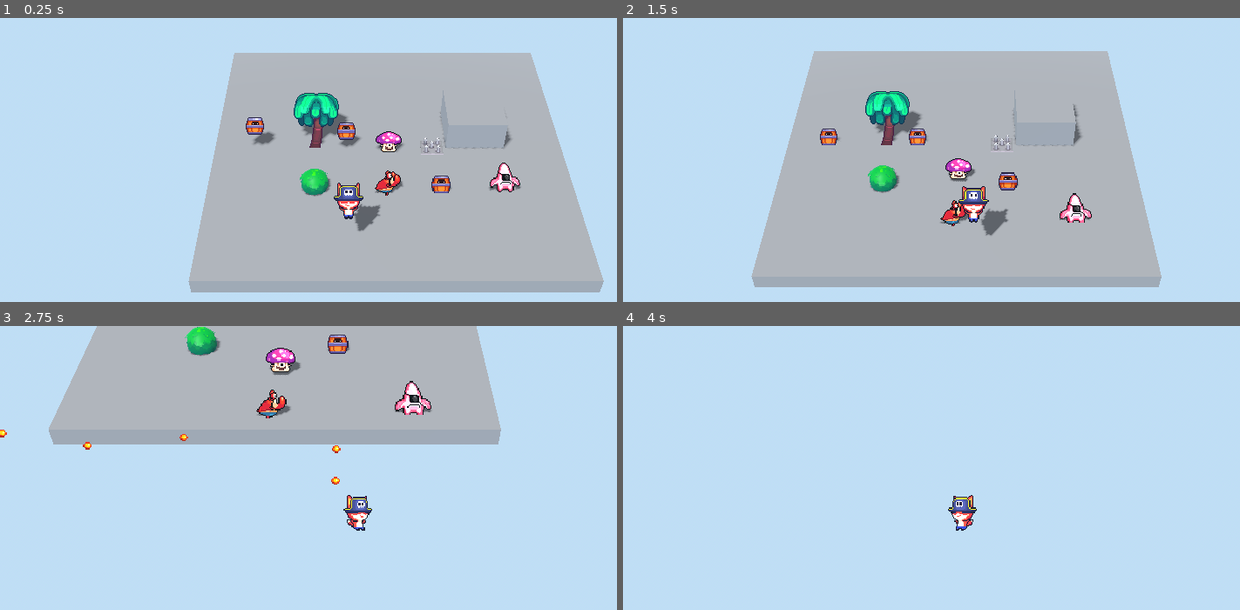
Above: before the commit, frames 1-4 (two rows, left to right).
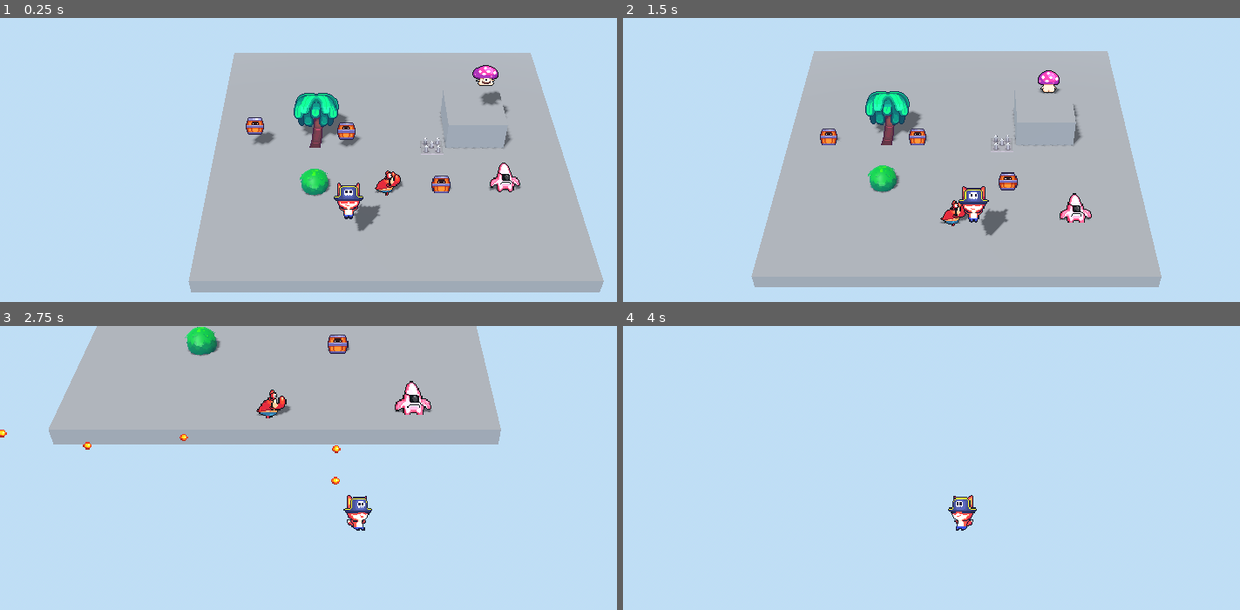
Above: after the commit, the same moments.

Repository: heimingtou/3D-Start2
Game: Godot game, scene res://tests/test.tscn
Two runs of this game, one before a commit and one after it. Both use one fixed random seed, a clock stepped at 60 frames per second and the inputs below.
Inputs:
- Up to frame 1 (0.25 s): no input
- Up to frame 2 (1.5 s): hold D (right) 0.53-1.28 s; tap X (carry) at 0.6 s; tap Space (jump) at 0.77 s; hold S (down) from 1.28 s (still down); tap C (attack) at 1.35 s
- Up to frame 3 (2.75 s): tap Space (jump) at 1.52 s; tap X (carry) at 1.55, 2.1 s; release S (down) at 2.03 s; hold D (right) from 2.03 s (still down)
- Up to frame 4 (4 s): release D (right) at 2.78 s; hold W (up) 2.78-3.53 s; tap X (carry) at 2.85, 3.8 s; tap Space (jump) at 3.02, 3.77 s; hold A (left) from 3.53 s (still down); tap C (attack) at 3.6 s

The runs differ from the first frame. In frame 1, 0.6% of the frame differs, in the area x 60-83%, y 16-48%; in frame 2, 0.5%; in frame 3, 0.4%; in frame 4, nothing differs.

Commit message:
throw and carry

Diff:
--- a/levels/level_1/stage_1.tscn
+++ b/levels/level_1/stage_1.tscn
@@ -8,7 +8,7 @@
 [ext_resource type="PackedScene" uid="uid://dp10o3xl1y7fw" path="res://scenes/player/player.tscn" id="5_nmkvs"]
 [ext_resource type="PackedScene" path="res://scenes/camera/camera_rig.tscn" id="6_aov85"]
 [ext_resource type="PackedScene" uid="uid://65gpamtlsq5j" path="res://scenes/objects/sea_water.tscn" id="7_66bjg"]
-[ext_resource type="PackedScene" uid="uid://ixnvko75l4s1" path="res://scenes/mushroom.tscn" id="8_juhly"]
+[ext_resource type="PackedScene" uid="uid://ixnvko75l4s1" path="res://scenes/enemies/mushroom/mushroom.tscn" id="8_juhly"]
 
 [sub_resource type="ProceduralSkyMaterial" id="ProceduralSkyMaterial_y6x6r"]
 sky_horizon_color = Color(0.72, 0.85, 0.93, 1)
--- a/levels/level_1/stage_2.tscn
+++ b/levels/level_1/stage_2.tscn
@@ -1,6 +1,6 @@
 [gd_scene format=3 uid="uid://crba8uk4ubhxl"]
 
-[ext_resource type="PackedScene" uid="uid://ixnvko75l4s1" path="res://scenes/mushroom.tscn" id="1_05kqa"]
+[ext_resource type="PackedScene" uid="uid://ixnvko75l4s1" path="res://scenes/enemies/mushroom/mushroom.tscn" id="1_05kqa"]
 [ext_resource type="MeshLibrary" uid="uid://ohm3771jyopt" path="res://assets/meshes/forest_library.meshlib" id="1_civo8"]
 [ext_resource type="MeshLibrary" uid="uid://cqdu8ans36vgx" path="res://assets/meshes/object_library.meshlib" id="2_vjarl"]
 [ext_resource type="MeshLibrary" uid="uid://c5r3h833h76js" path="res://assets/meshes/block_library.meshlib" id="3_05kqa"]
--- a/scenes/enemies/barrel/shoot_rotate.gd
+++ b/scenes/enemies/barrel/shoot_rotate.gd
@@ -7,7 +7,7 @@
 var _count_bullet: float=0.0
 
 func _enter() -> void:
-	print("ban")
+
 	obj.change_animation("shoot")
 	obj.stop_move()
 	_count_bullet=bullet_shoot
@@ -18,7 +18,7 @@
 obj.direction). length
 
 func _update(delta: float) -> void:
-	print(_count_bullet)
+
 	if _count_bullet>0:
 		_fire_timer -= delta
 		if _fire_timer <= 0.0:
--- /dev/null
+++ b/scenes/enemies/mushroom/carried.gd
@@ -0,0 +1,5 @@
+extends EnemyState
+
+func _enter() -> void:
+	print("change state")
+	obj.change_animation("idle")
--- a/scenes/enemies/mushroom/mushroom.gd
+++ b/scenes/enemies/mushroom/mushroom.gd
@@ -4,3 +4,39 @@
 func _ready() -> void:
 	fsm = FSM.new(self, $States, $States/Run)
 	super._ready()
+
+func be_picked_up(hold_point: Node3D) -> void:
+	if has_node("CollisionShape3D"):
+		$CollisionShape3D.disabled = true
+	set_physics_process(false)
+	var current_global_pos = global_position
+	get_parent().remove_child(self)
+	hold_point.add_child(self)
+	global_position = current_global_pos # Giữ nguyên vị trí thế giới trước khi Tween kéo lên
+	print("chang state carried")
+
+func be_throw(throw_direction: Vector3) -> void:
+	if has_node("CollisionShape3D"):
+		$CollisionShape3D.disabled = false
+
+	set_physics_process(true)
+
+	# 1. LƯU LẠI VỊ TRÍ VÀ SCENE HIỆN TẠI TRƯỚC KHI GỠ KHỎI PARENT CŨ
+	var current_global_pos = global_position
+	var main_scene = get_tree().current_scene
+
+	# 2. Gỡ khỏi parent cũ (HoldPoint của Player)
+	var current_parent = get_parent()
+	if current_parent:
+		current_parent.remove_child(self)
+
+	# 3. Thêm trở lại vào Scene chính
+	if main_scene:
+		main_scene.add_child(self)
+		# Gán lại vị trí cũ khi đã ở trong Scene chính an toàn
+		global_position = current_global_pos
+
+		# (Tùy chọn) Thêm lực bay đi theo hướng throw_direction nếu muốn
+	velocity = throw_direction * 12.0  # Tốc độ bay ngang
+	velocity.y = 6.0
+	fsm.change_state(fsm.states.throw)
--- a/scenes/mushroom.tscn
+++ b/scenes/enemies/mushroom/mushroom.tscn
@@ -4,6 +4,8 @@
 [ext_resource type="Script" uid="uid://426h18n834gy" path="res://scenes/enemies/mushroom/mushroom.gd" id="2_6c3h1"]
 [ext_resource type="Texture2D" uid="uid://d1bmdoh4let33" path="res://assets/monsters/mushroom/mushroom_sprite_sheet.png" id="3_f4pa7"]
 [ext_resource type="Script" uid="uid://bohu6lp14ew0u" path="res://scenes/enemies/states/run.gd" id="4_6c3h1"]
+[ext_resource type="Script" uid="uid://bxhejtsedqln7" path="res://scenes/enemies/mushroom/carried.gd" id="5_0ra7h"]
+[ext_resource type="Script" uid="uid://bjkwbddc7e7el" path="res://scenes/enemies/mushroom/throw.gd" id="6_1lu8u"]
 
 [sub_resource type="Animation" id="Animation_jekqn"]
 length = 0.001
@@ -32,6 +34,74 @@
 "values": [false]
 }
 
+[sub_resource type="Animation" id="Animation_1lu8u"]
+resource_name = "idle_down"
+length = 1.4333333
+loop_mode = 1
+tracks/0/type = "value"
+tracks/0/imported = false
+tracks/0/enabled = true
+tracks/0/path = NodePath("Sprite3D:frame")
+tracks/0/interp = 1
+tracks/0/loop_wrap = true
+tracks/0/keys = {
+"times": PackedFloat32Array(0, 0.3, 0.6, 0.9),
+"transitions": PackedFloat32Array(1, 1, 1, 1),
+"update": 1,
+"values": [0, 3, 9, 0]
+}
+
+[sub_resource type="Animation" id="Animation_pdypp"]
+resource_name = "idle_left"
+length = 1.4333333
+loop_mode = 1
+tracks/0/type = "value"
+tracks/0/imported = false
+tracks/0/enabled = true
+tracks/0/path = NodePath("Sprite3D:frame")
+tracks/0/interp = 1
+tracks/0/loop_wrap = true
+tracks/0/keys = {
+"times": PackedFloat32Array(0, 0.3, 0.6, 0.9),
+"transitions": PackedFloat32Array(1, 1, 1, 1),
+"update": 1,
+"values": [0, 3, 9, 0]
+}
+
+[sub_resource type="Animation" id="Animation_ysheg"]
+resource_name = "idle_right"
+length = 1.4333333
+loop_mode = 1
+tracks/0/type = "value"
+tracks/0/imported = false
+tracks/0/enabled = true
+tracks/0/path = NodePath("Sprite3D:frame")
+tracks/0/interp = 1
+tracks/0/loop_wrap = true
+tracks/0/keys = {
+"times": PackedFloat32Array(0, 0.3, 0.6, 0.9),
+"transitions": PackedFloat32Array(1, 1, 1, 1),
+"update": 1,
+"values": [0, 3, 9, 0]
+}
+
+[sub_resource type="Animation" id="Animation_0ra7h"]
+resource_name = "idle_up"
+length = 1.4333333
+loop_mode = 1
+tracks/0/type = "value"
+tracks/0/imported = false
+tracks/0/enabled = true
+tracks/0/path = NodePath("Sprite3D:frame")
+tracks/0/interp = 1
+tracks/0/loop_wrap = true
+tracks/0/keys = {
+"times": PackedFloat32Array(0, 0.3, 0.6, 0.9),
+"transitions": PackedFloat32Array(1, 1, 1, 1),
+"update": 1,
+"values": [0, 3, 9, 0]
+}
+
 [sub_resource type="Animation" id="Animation_6rddh"]
 resource_name = "run_down"
 length = 0.8
@@ -127,6 +197,10 @@
 [sub_resource type="AnimationLibrary" id="AnimationLibrary_vfc76"]
 _data = {
 &"RESET": SubResource("Animation_jekqn"),
+&"idle_down": SubResource("Animation_1lu8u"),
+&"idle_left": SubResource("Animation_pdypp"),
+&"idle_right": SubResource("Animation_ysheg"),
+&"idle_up": SubResource("Animation_0ra7h"),
 &"run_down": SubResource("Animation_6rddh"),
 &"run_left": SubResource("Animation_2v15d"),
 &"run_right": SubResource("Animation_0rtbm"),
@@ -162,3 +236,9 @@
 
 [node name="Run" type="Node" parent="States" index="0" unique_id=325823187]
 script = ExtResource("4_6c3h1")
+
+[node name="Carried" type="Node" parent="States" index="1" unique_id=655557292]
+script = ExtResource("5_0ra7h")
+
+[node name="Throw" type="Node" parent="States" index="2" unique_id=79311507]
+script = ExtResource("6_1lu8u")
--- /dev/null
+++ b/scenes/enemies/mushroom/throw.gd
@@ -0,0 +1,24 @@
+extends EnemyState
+
+
+# Called when the node enters the scene tree for the first time.
+func _ready() -> void:
+	pass # Replace with function body.
+
+
+# Called every frame. 'delta' is the elapsed time since the previous frame.
+func _update(delta: float) -> void:
+	# Lấy trọng lực của dự án (hoặc tự định nghĩa số âm như -9.8 * 2)
+	var gravity = 24
+
+	# Nếu enemy chưa chạm đất, trừ dần vận tốc Y xuống để tạo đường cong rơi xuống
+	if not obj.is_on_floor():
+		obj.velocity.y -= gravity * delta
+	else:
+		# Khi chạm đất, có thể dừng lại hoặc chuyển về trạng thái Idle/Die tùy ý
+		obj.velocity = Vector3.ZERO
+		fsm.change_state(fsm.states.run)
+		# change_state(fsm.states.idle)
+
+	# Cho phép enemy di chuyển theo velocity đã tính toán
+	obj.move_and_slide()
--- a/scenes/player/player.gd
+++ b/scenes/player/player.gd
@@ -3,6 +3,9 @@
 
 ## Turned on throughout the Hurt state so one hit doesn't drain health every single frame in a row.
 var is_invulnerable: bool = false
+var held: Node3D=null
+var is_hold:bool=false
+@onready var hold_point: Marker3D = $HoldPoint
 
 
 func _ready() -> void:
@@ -14,8 +17,20 @@
 ## Every state of the fox can take damage, so this calls straight into the current state; whichever
 ## state doesn't want to lose health (Dead) overrides take_damage().
 func _on_hurt_area_3d_hurt(_direction: Vector3, damage: float) -> void:
-	print('chay hurt')
+
 	if is_invulnerable:
 		return
+	fsm.current_state.take_damage(int(damage))
 
-	fsm.current_state.take_damage(int(damage))
+
+func _on_area_3d_body_entered(body: Node3D) -> void:
+
+	if body.has_method("be_picked_up") and held == null:
+		held=body
+	pass # Replace with function body.
+
+
+func _on_area_3d_body_exited(body: Node3D) -> void:
+	if body == held and not is_hold:
+		held=null
+	pass # Replace with function body.
--- a/scenes/player/player.tscn
+++ b/scenes/player/player.tscn
@@ -22,6 +22,9 @@
 
 [sub_resource type="BoxShape3D" id="BoxShape3D_jpyye"]
 size = Vector3(1.6, 1.6, 1.6)
+
+[sub_resource type="BoxShape3D" id="BoxShape3D_2r8f5"]
+size = Vector3(5, 2, 5)
 
 [sub_resource type="CapsuleShape3D" id="CapsuleShape3D_body"]
 radius = 0.7998047
@@ -64,6 +67,12 @@
 shape = SubResource("BoxShape3D_jpyye")
 disabled = true
 
+[node name="Area3D" type="Area3D" parent="Direction" index="2" unique_id=400135216]
+
+[node name="CollisionShape3D" type="CollisionShape3D" parent="Direction/Area3D" index="0" unique_id=655815239]
+transform = Transform3D(1, 0, 0, 0, 1, 0, 0, 0, 1, 0, 1, 0)
+shape = SubResource("BoxShape3D_2r8f5")
+
 [node name="CollisionShape3D" parent="." index="3"]
 transform = Transform3D(1, 0, 0, 0, 1, 0, 0, 0, 1, 0, 0.84887695, 0)
 shape = SubResource("CapsuleShape3D_body")
@@ -96,7 +105,9 @@
 script = ExtResource("15_throw")
 
 [node name="HoldPoint" type="Marker3D" parent="." index="5" unique_id=583087062]
-transform = Transform3D(1, 0, 0, 0, 1, 0, 0, 0, 1, 0, 1.9, 0)
+transform = Transform3D(1, 0, 0, 0, 1, 0, 0, 0, 1, 0, 2.3551574, 0.27179098)
 
 [connection signal="animation_finished" from="AnimationPlayer" to="States/Attack" method="_on_animation_player_animation_finished"]
 [connection signal="hurt" from="Direction/HurtArea3D" to="." method="_on_hurt_area_3d_hurt"]
+[connection signal="body_entered" from="Direction/Area3D" to="." method="_on_area_3d_body_entered"]
+[connection signal="body_exited" from="Direction/Area3D" to="." method="_on_area_3d_body_exited"]
--- a/scenes/player/player_anims.tres
+++ b/scenes/player/player_anims.tres
@@ -324,6 +324,94 @@
 "transitions": PackedFloat32Array(1),
 "update": 1,
 "values": [false]
+}
+
+[sub_resource type="Animation" id="Animation_4hod2"]
+resource_name = "carry_run_down"
+length = 1.1666666
+tracks/0/type = "value"
+tracks/0/imported = false
+tracks/0/enabled = true
+tracks/0/path = NodePath("Sprite3D:frame")
+tracks/0/interp = 1
+tracks/0/loop_wrap = true
+tracks/0/keys = {
+"times": PackedFloat32Array(-0.06666667, 0.13333333, 0.46666667, 0.6666667),
+"transitions": PackedFloat32Array(1, 1, 1, 1),
+"update": 1,
+"values": [80, 84, 88, 92]
+}
+tracks/1/type = "value"
+tracks/1/imported = false
+tracks/1/enabled = true
+tracks/1/path = NodePath("Sprite3D:flip_h")
+tracks/1/interp = 1
+tracks/1/loop_wrap = true
+tracks/1/keys = {
+"times": PackedFloat32Array(0),
+"transitions": PackedFloat32Array(1),
+"update": 1,
+"values": [true]
+}
+
+[sub_resource type="Animation" id="Animation_dhybr"]
+resource_name = "carry_run_left"
+length = 0.46666667
+tracks/0/type = "value"
+tracks/0/imported = false
+tracks/0/enabled = true
+tracks/0/path = NodePath("Sprite3D:frame")
+tracks/0/interp = 1
+tracks/0/loop_wrap = true
+tracks/0/keys = {
+"times": PackedFloat32Array(-0.06666667, 0.13333333, 0.46666667, 0.6666667),
+"transitions": PackedFloat32Array(1, 1, 1, 1),
+"update": 1,
+"values": [81, 85, 89, 93]
+}
+tracks/1/type = "value"
+tracks/1/imported = false
+tracks/1/enabled = true
+tracks/1/path = NodePath("Sprite3D:flip_h")
+tracks/1/interp = 1
+tracks/1/loop_wrap = true
+tracks/1/keys = {
+"times": PackedFloat32Array(0),
+"transitions": PackedFloat32Array(1),
+"update": 1,
+"values": [true]
+}
+
+[sub_resource type="Animation" id="Animation_08xn3"]
+resource_name = "carry_run_right"
+length = 0.46666667
+tracks/0/type = "value"
+tracks/0/imported = false
+tracks/0/enabled = true
+tracks/0/path = NodePath("Sprite3D:frame")
+tracks/0/interp = 1
+tracks/0/loop_wrap = true
+tracks/0/keys = {
+"times": PackedFloat32Array(-0.06666667, 0.13333333, 0.46666667, 0.6666667),
+"transitions": PackedFloat32Array(1, 1, 1, 1),
+"update": 1,
+"values": [81, 85, 89, 93]
+}
+
+[sub_resource type="Animation" id="Animation_gjx36"]
+resource_name = "carry_run_up"
+length = 1.2
+tracks/0/type = "value"
+tracks/0/imported = false
+tracks/0/enabled = true
+tracks/0/path = NodePath("Sprite3D:frame")
+tracks/0/interp = 1
+tracks/0/loop_wrap = true
+tracks/0/keys = {
+"times": PackedFloat32Array(-0.06666667, 0.2, 0.43333334, 0.6333333),
+"transitions": PackedFloat32Array(1, 1, 1, 1),
+"update": 1,
+"values": [82, 86, 94, 90]
 }
 
 [sub_resource type="Animation" id="Animation_20dl8"]
@@ -1132,6 +1220,10 @@
 &"carry_idle_up": SubResource("Animation_0q7qg"),
 &"carry_left": SubResource("Animation_oeehm"),
 &"carry_right": SubResource("Animation_qs1c1"),
+&"carry_run_down": SubResource("Animation_4hod2"),
+&"carry_run_left": SubResource("Animation_dhybr"),
+&"carry_run_right": SubResource("Animation_08xn3"),
+&"carry_run_up": SubResource("Animation_gjx36"),
 &"carry_up": SubResource("Animation_20dl8"),
 &"dead_down": SubResource("Animation_wdqv8"),
 &"dead_left": SubResource("Animation_4xqri"),
--- a/scenes/player/states/carry.gd
+++ b/scenes/player/states/carry.gd
@@ -1,17 +1,32 @@
 extends PlayerState
 
 ## Currently carrying something overhead.
+var lift_tween: Tween = null
+func _enter() -> void:
+	if not obj.held:
+		change_state(fsm.states.idle)
+		return
+	print("nhat do")
+	if obj.held != null:
+		obj.held.be_picked_up(obj.hold_point)
+	obj.is_hold=true
+	var old_global_pos = obj.held.global_position
+	obj.held.global_position = old_global_pos
 
-func _enter() -> void:
-	#Call obj.held.be_picked_up(obj.hold_point): the object becomes a child of HoldPoint but stays
-	#where it was
-	#Tween the object's position to Vector3.ZERO over 0.18 seconds to lift it from the ground into
-	#hand
-	#While lifting, the fox stands still and ignores input
-	pass
+	lift_tween = create_tween()
+	lift_tween.set_ease(Tween.EASE_OUT)
+	lift_tween.set_trans(Tween.TRANS_QUAD)
+	lift_tween.tween_property(obj.held, "position", Vector3.ZERO, 0.18)
+
+	# Khi tween chạy xong (hết 0.18 giây) thì mở khóa cho phép di chuyển và nhận input trở lại
+
+
+
 
 
 func _exit() -> void:
+
+
 	#Stop the lift tween if it's still running
 	#If the hand is still full (got hit, died...), drop the object right where it is:
 	#obj.held.be_dropped(obj.held.global_position), then obj.held = null
@@ -19,6 +34,16 @@
 
 
 func _update(_delta: float) -> void:
+
+	if Input.is_action_just_pressed("carry"):
+		print("throw")
+		var throw_dir = obj.forward()
+		throw_dir=throw_dir.normalized()
+		obj.held.be_throw(throw_dir)
+		obj.is_hold=false
+		change_state(fsm.states.throw)
+	control_moving()
+
 	#Do nothing while still lifting
 	#If "carry" is pressed -> obj.held.be_thrown(...), obj.held = null, then switch to state Throw
 	#Otherwise move slower via move_by_input(0.6); change the animation to "carry" / "carry_idle"
--- a/scenes/player/states/idle.gd
+++ b/scenes/player/states/idle.gd
@@ -1,13 +1,16 @@
 extends PlayerState
 
 func _enter() -> void:
-	obj.change_animation("idle")
+	if obj.is_hold:
+		obj.change_animation("carry_idle")
+	else:
+		obj.change_animation("idle")
 
 # scenes/player/states/idle.gd
 func _update(_delta: float) -> void:
 	if control_attack():
 		return
-
+	control_carry()
 	control_jump()
 	control_moving()
 	if not obj.is_on_floor():
--- a/scenes/player/states/player_state.gd
+++ b/scenes/player/states/player_state.gd
@@ -56,3 +56,11 @@
 		change_state(fsm.states.dead)
 	else:
 		change_state(fsm.states.hurt)
+
+func control_carry()->bool:
+
+	if Input.is_action_just_pressed("carry"):
+
+		change_state(fsm.states.carry)
+		return true
+	return false
--- a/scenes/player/states/run.gd
+++ b/scenes/player/states/run.gd
@@ -1,7 +1,10 @@
 extends PlayerState
 
 func _enter() -> void:
-	obj.change_animation("run")
+	if obj.is_hold:
+		obj.change_animation("carry_run")
+	else:
+		obj.change_animation("run")
 
 func _update(delta: float):
 	if control_attack():
--- a/scenes/player/states/throw.gd
+++ b/scenes/player/states/throw.gd
@@ -2,12 +2,19 @@
 
 ## The throw pose.
 
+
 func _enter() -> void:
+	obj.change_animation("throw")
+	obj.stop_horizontal()
+	timer=0.25
+
 	#Switch the animation to "throw", stop horizontal movement, set the timer to 0.25 seconds
 	#Doesn't touch the object — it already left the hand in Carry._update()
 	pass
 
 
 func _update(_delta: float) -> void:
+	if update_timer(_delta):
+		change_state(fsm.states.idle)
 	#When the timer runs out, return to Idle
 	pass
--- a/tests/test.tscn
+++ b/tests/test.tscn
@@ -1,11 +1,11 @@
 [gd_scene format=3 uid="uid://xhkihsv74mso"]
 
-[ext_resource type="PackedScene" uid="uid://deu4tnx5mbuie" path="res://scenes/crab.tscn" id="1_jenrn"]
+[ext_resource type="PackedScene" uid="uid://deu4tnx5mbuie" path="res://scenes/enemies/crab/crab.tscn" id="1_jenrn"]
 [ext_resource type="PackedScene" uid="uid://cmmjhllqibaoc" path="res://scenes/objects/palm_tree.tscn" id="1_ry45r"]
 [ext_resource type="PackedScene" path="res://scenes/objects/bush.tscn" id="2_dsb46"]
 [ext_resource type="PackedScene" uid="uid://dp10o3xl1y7fw" path="res://scenes/player/player.tscn" id="3_uofsi"]
 [ext_resource type="PackedScene" path="res://scenes/camera/camera_rig.tscn" id="4_jenrn"]
-[ext_resource type="PackedScene" uid="uid://ixnvko75l4s1" path="res://scenes/mushroom.tscn" id="5_uofsi"]
+[ext_resource type="PackedScene" uid="uid://ixnvko75l4s1" path="res://scenes/enemies/mushroom/mushroom.tscn" id="5_uofsi"]
 [ext_resource type="PackedScene" uid="uid://wrnpfl21d316" path="res://scenes/trap.tscn" id="6_jenrn"]
 [ext_resource type="PackedScene" uid="uid://bw3haw7ulvb34" path="res://scenes/enemies/barrel/barrel.tscn" id="8_mm0ke"]
 [ext_resource type="PackedScene" uid="uid://bihyg8igvc43f" path="res://scenes/enemies/barrel/barrel_wait.tscn" id="9_7y2ik"]
@@ -95,7 +95,7 @@
 transform = Transform3D(1, 0, 0, 0, 1, 0, 0, 0, 1, 0, 5.2311583, 0)
 
 [node name="Mushroom" parent="." unique_id=329432326 instance=ExtResource("5_uofsi")]
-transform = Transform3D(1, 0, 0, 0, 1, 0, 0, 0, 1, 0, 1.1283684, 0)
+transform = Transform3D(1, 0, 0, 0, 1, 0, 0, 0, 1, 6.3567696, 6.142206, -1.8937778)
 
 [node name="Trap" parent="." unique_id=836991536 instance=ExtResource("6_jenrn")]
 transform = Transform3D(1, 0, 0, 0, 1, 0, 0, 0, 1, 3, 1, 0)
Renamed: scenes/crab.tscn -> scenes/enemies/crab/crab.tscn
Not shown, added: scenes/enemies/mushroom/carried.gd.uid
Not shown, added: scenes/enemies/mushroom/throw.gd.uid
